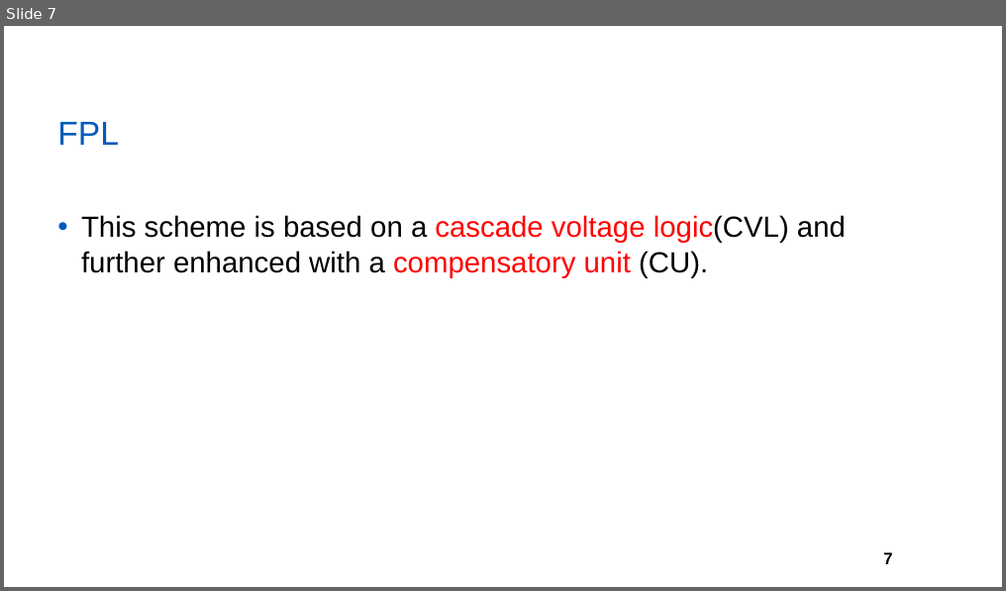
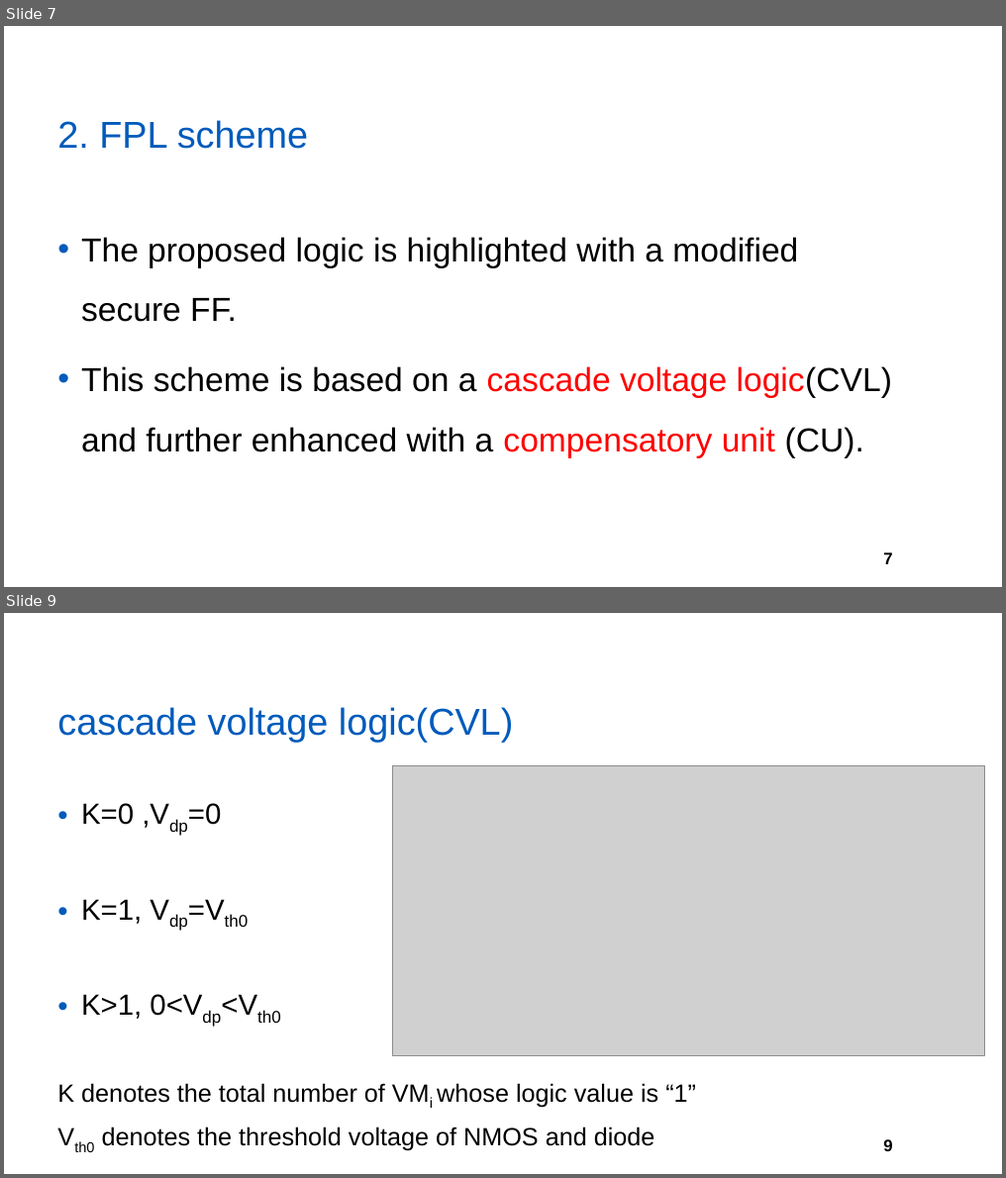
Before and after one commit to yberlin/hello-world, a slide deck: asianhost pre/FPL.pptx. Shown one above the other, each under a label of ours: slide 7 before the commit, slides 7 and 9 after it; the slides between them are not shown. The pictures are 1006x591 and 1006x1178 pixels, drawn with LibreOffice and Linux fonts; fonts in the diff are those of the drawing; grey boxes stand for pictures; background and template pictures are left out. Boxes give left, top, right and bottom in pixels: in the first picture for what was removed or moved away, otherwise in the second. Text is boxed around its words. In the diff, an @@ line names an element or a change of style, - is before the commit and + after.

```diff
--- a/asianhost pre/FPL.pptx
+++ b/asianhost pre/FPL.pptx
@@ slide 9 added at (4,613,1002,1174), background #FFFFFF; not listed: 1 template element that a slide beside it also shows @@
@@ title added at (57,707,513,743), 36 pt, text #005BBB @@
+cascade voltage logic(CVL)
@@ picture added at (393,765,985,1057) @@
@@ text added at (57,803,696,1152), 24 pt, text #000000 @@
+• K=0 ,Vdp=0
+• K=1, Vdp=Vth0
+• K>1, 0<Vdp<Vth0
+K denotes the total number of VMi whose logic value is “1”
+Vth0 denotes the threshold voltage of NMOS and diode
@@ slide 7 changed as well @@
@@ title at (57,120,308,149): text changed; size 32 to 36 pt @@
-FPL
+2. FPL scheme
@@ text at (81,237,798,322): paragraph added @@
+• The proposed logic is highlighted with a modified secure FF.
@@ text at (81,367,892,459): size 28 to 32 pt in "This scheme is based on a cascade ..."; line spacing 1 to 1.5 @@
```
Also in this commit, not shown: 5 other slides changed, 11 other slides added, 3 slides removed.
